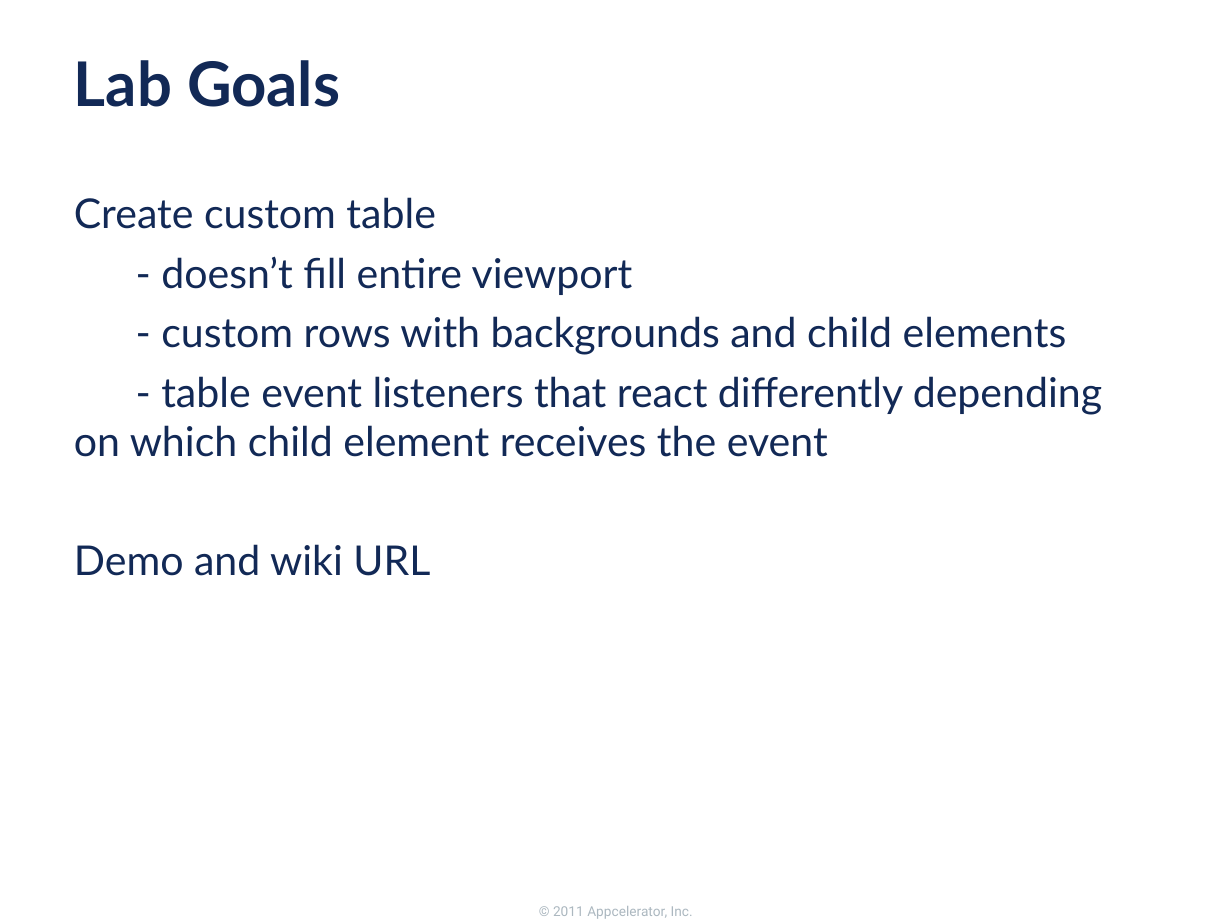
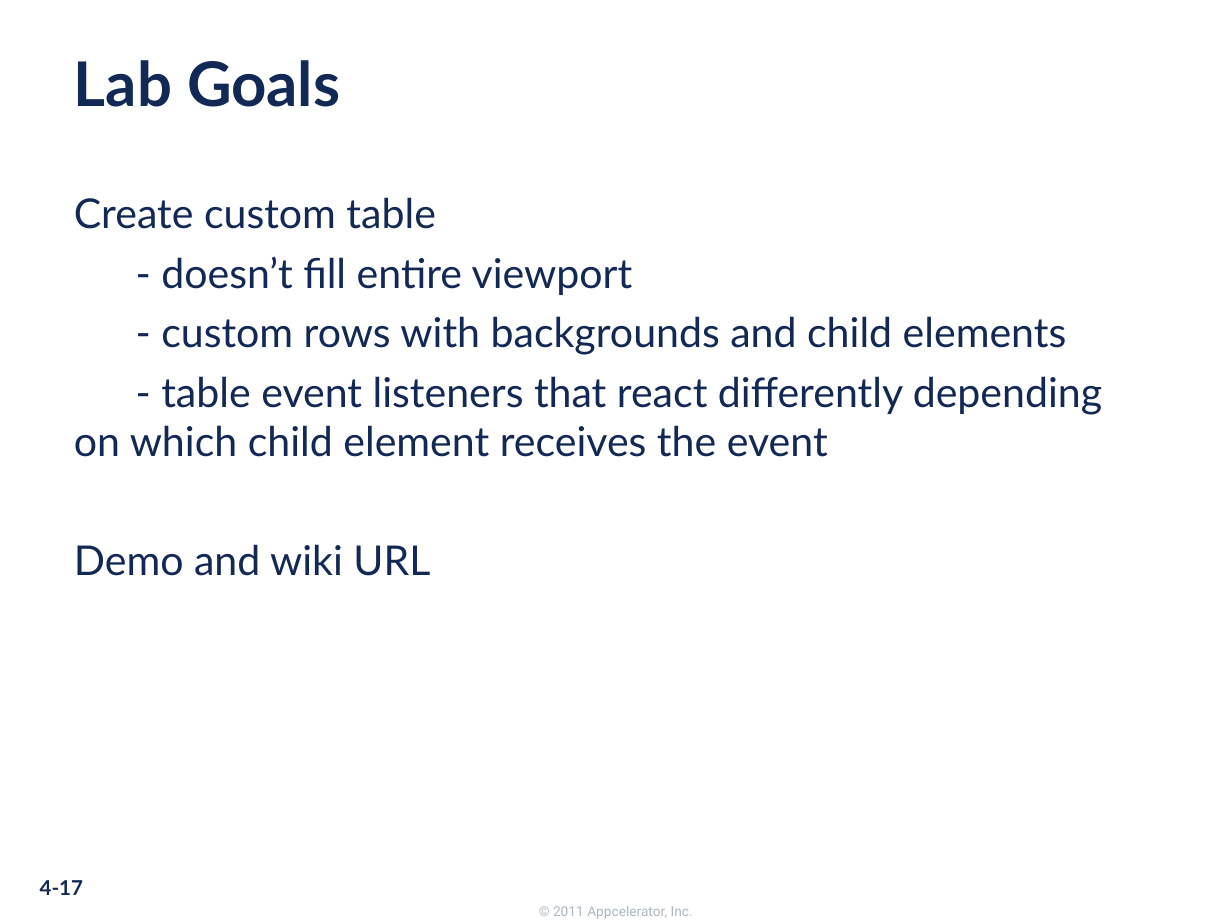
Before and after one commit to appcelerator-forks/appcelerator-training.tcmd_certification, a slide deck: slide 17 of 320.pptx. Drawn at 1232x924 pixels with LibreOffice and Linux fonts; fonts in the diff are those of the drawing; background and template pictures are left out. Boxes give left, top, right and bottom in pixels: in the first picture for what was removed or moved away, otherwise in the second. Text is boxed around its words. In the diff, an @@ line names an element or a change of style, - is before the commit and + after.

```diff
--- a/320.pptx
+++ b/320.pptx
@@ page number added at (40, 880, 83, 895), 12 pt, text #122956, bold @@
+4-17
```
Also in this commit, not shown: 17 other slides changed, 11 other files.
